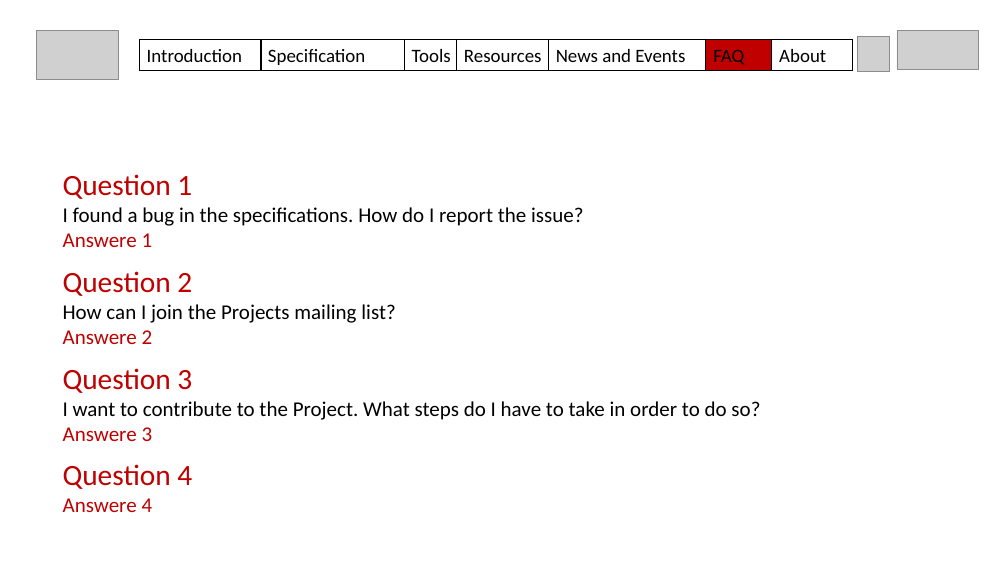
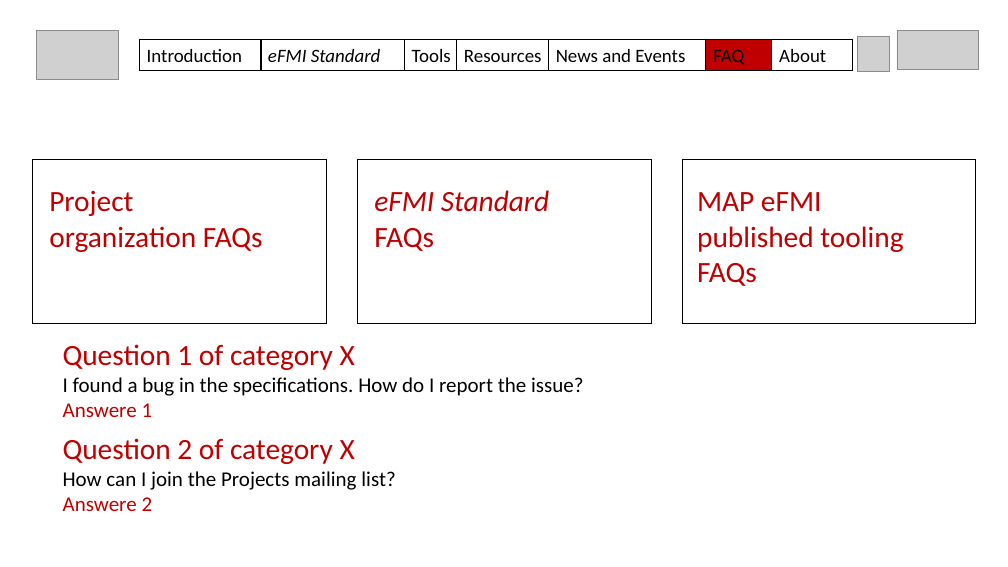
Before and after one commit to modelica/efmi-standard.org, a slide deck: slide 7 of documentation/2022-03-29_MAP-structure-draft.pptx (slide 8 before the commit). Drawn at 1008x567 pixels with LibreOffice and Linux fonts; fonts in the diff are those of the drawing; grey boxes stand for pictures. Boxes give left, top, right and bottom in pixels: in the first picture for what was removed or moved away, otherwise in the second. Text is boxed around its words. In the diff, an @@ line names an element or a change of style, - is before the commit and + after.

```diff
--- a/documentation/2022-03-29_MAP-structure-draft.pptx
+++ b/documentation/2022-03-29_MAP-structure-draft.pptx
@@ text in rectangle at (268,49,381,62): text changed; italic on @@
-Specification
+eFMI Standard
@@ group added at (33,160,976,324): 3 rectangles, 3 texts @@
+Project organization FAQs
+MAP eFMI published tooling FAQs
+eFMI Standard FAQs
@@ text "Question 1 of category X": place and size @@
-text "Question 1 of category X" at (63,174,583,247)
+text "Question 1 of category X" at (63,344,583,417)
@@ text at (63,344,355,370): text changed @@
-Question 1
+Question 1 of category X
@@ text removed at (63,368,760,441) @@
-Question 3
-I want to contribute to the Project. What steps do I have to take in order to do so?
-Answere 3
@@ text "Question 2 of category X": place and size @@
-text "Question 2 of category X" at (63,271,395,344)
+text "Question 2 of category X" at (63,438,395,511)
@@ text at (63,438,355,464): text changed @@
-Question 2
+Question 2 of category X
@@ text removed at (63,464,192,512) @@
-Question 4
-Answere 4
```
Also in this commit, not shown: 6 other slides changed, 1 slide added, 2 slides removed, 14 other files.
